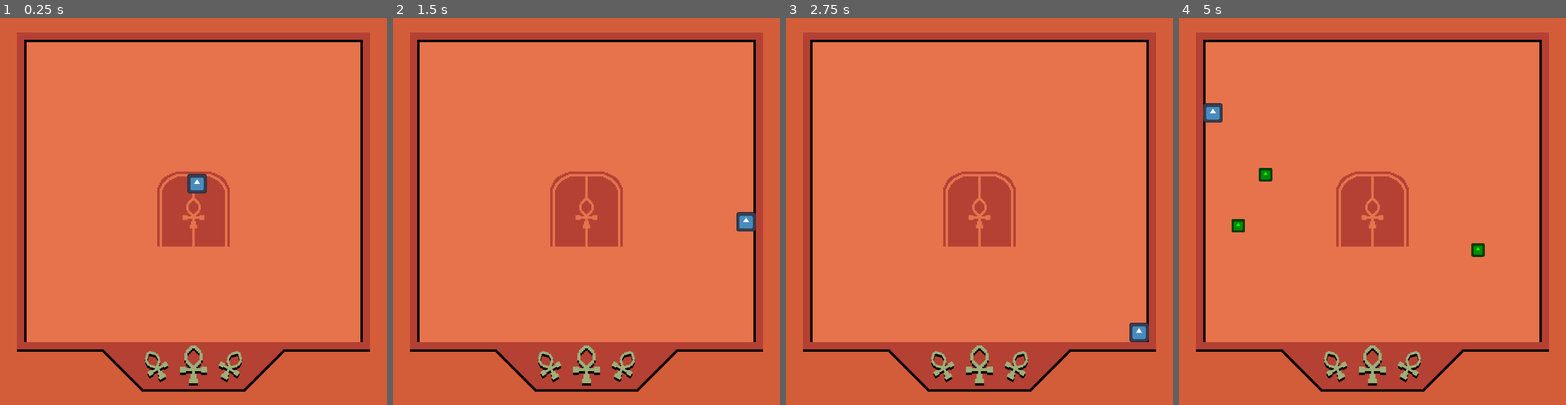
Above: before the commit, frames 1-4 (left to right).
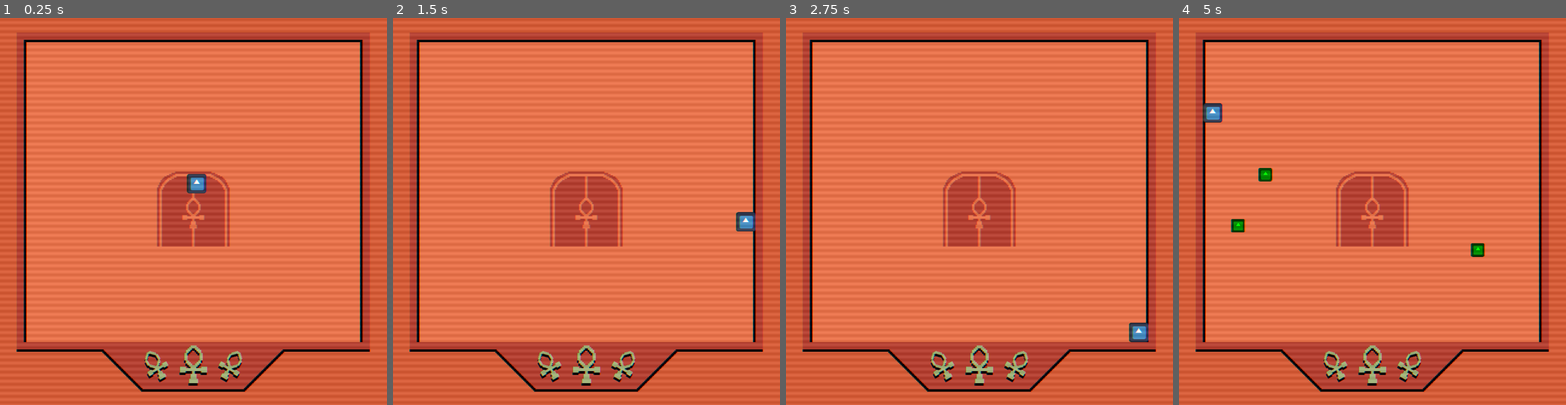
Above: after the commit, the same moments.

Repository: 0ctodice/GMTK-2026
Game: Godot game, scene res://Scene/world.tscn
Two runs of this game, one before a commit and one after it. Both use one fixed random seed, a clock stepped at 60 frames per second and the inputs below. The engine's default icon, where the game draws it, is replaced by a stand-in: a white triangle on a blue panel in a dark square.
Inputs:
- Up to frame 1 (0.25 s): no input
- Up to frame 2 (1.5 s): tap Enter at 0.5 s; hold D (move_right) 0.53-1.28 s; tap Space (dash) at 0.6, 1.25 s; hold S (move_down) from 1.28 s (still down); tap T at 1.35 s
- Up to frame 3 (2.75 s): release S (move_down) at 2.03 s; hold D (move_right) from 2.03 s (still down); tap Space (dash) at 2.1 s
- Up to frame 4 (5 s): tap Enter at 2.75 s; release D (move_right) at 2.78 s; hold W (move_up) 2.78-3.53 s; tap T at 2.85, 4.35 s; hold A (move_left) from 3.53 s (still down); tap Space (dash) at 3.6 s

The runs differ from the first frame. In frame 1, 1.9% of the frame differs, in the area x 4-96%, y 3-97%; in frame 2, 1.9%; in frame 3, 1.9%; in frame 4, 2.0%.

Commit message:
added crt shader

Diff:
--- a/Scene/world.tscn
+++ b/Scene/world.tscn
@@ -7,6 +7,7 @@
 [ext_resource type="PackedScene" uid="uid://dk6ehqau60a2a" path="res://Scene/door.tscn" id="4_ol2hl"]
 [ext_resource type="Script" uid="uid://bfjcvv2v5o2iv" path="res://Script/ui_manager.gd" id="4_scul4"]
 [ext_resource type="PackedScene" uid="uid://bvwmtr2n0bkcm" path="res://Scene/ankh_points.tscn" id="6_37axr"]
+[ext_resource type="Shader" uid="uid://bvx2oktu364ro" path="res://Script/crt.gdshader" id="8_ddf65"]
 
 [sub_resource type="Gradient" id="Gradient_pcvp0"]
 colors = PackedColorArray(0.16470589, 0.16470589, 0.16470589, 1, 0.16470589, 0.16470589, 0.16470589, 1)
@@ -26,6 +27,9 @@
 font_size = 32
 
 [sub_resource type="LabelSettings" id="LabelSettings_pcvp0"]
+
+[sub_resource type="ShaderMaterial" id="ShaderMaterial_ol2hl"]
+shader = ExtResource("8_ddf65")
 
 [node name="World" type="Node2D" unique_id=631941428]
 
@@ -195,4 +199,14 @@
 grow_vertical = 0
 text = "RETRY"
 
+[node name="CanvasLayer" type="CanvasLayer" parent="." unique_id=1468300057]
+
+[node name="ColorRect" type="ColorRect" parent="CanvasLayer" unique_id=765518710]
+material = SubResource("ShaderMaterial_ol2hl")
+anchors_preset = 15
+anchor_right = 1.0
+anchor_bottom = 1.0
+grow_horizontal = 2
+grow_vertical = 2
+
 [connection signal="pressed" from="UI/GameOverSection/Retry" to="UI" method="_on_retry_pressed"]
--- /dev/null
+++ b/Script/crt.gdshader
@@ -0,0 +1,14 @@
+shader_type canvas_item;
+
+uniform sampler2D SCREEN_TEXTURE : hint_screen_texture, filter_linear_mipmap;
+
+void fragment() {
+    vec2 uv = SCREEN_UV;
+
+    float r = texture(SCREEN_TEXTURE, uv + vec2(0.0015, 0.0)).r;
+    float g = texture(SCREEN_TEXTURE, uv).g;
+    float b = texture(SCREEN_TEXTURE, uv - vec2(0.0015, 0.0)).b;
+
+    float scanline = sin(uv.y * 400.0) * 0.04;
+    COLOR = vec4(r - scanline, g - scanline, b - scanline, 1.0);
+}
Not shown, added: Script/crt.gdshader.uid
Not shown, changed: todo.txt
